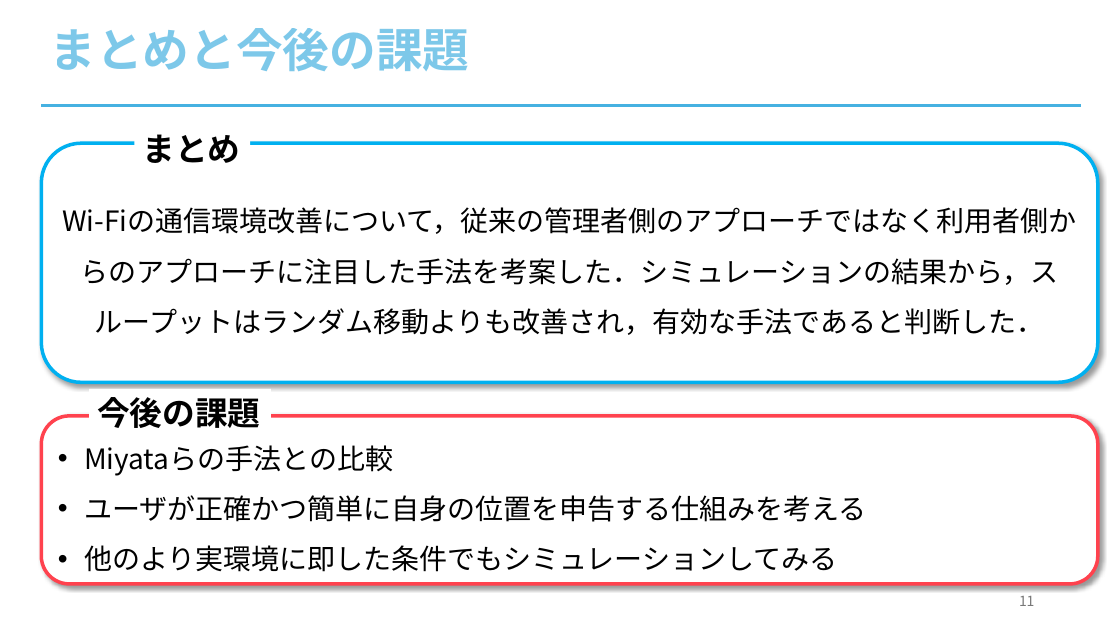
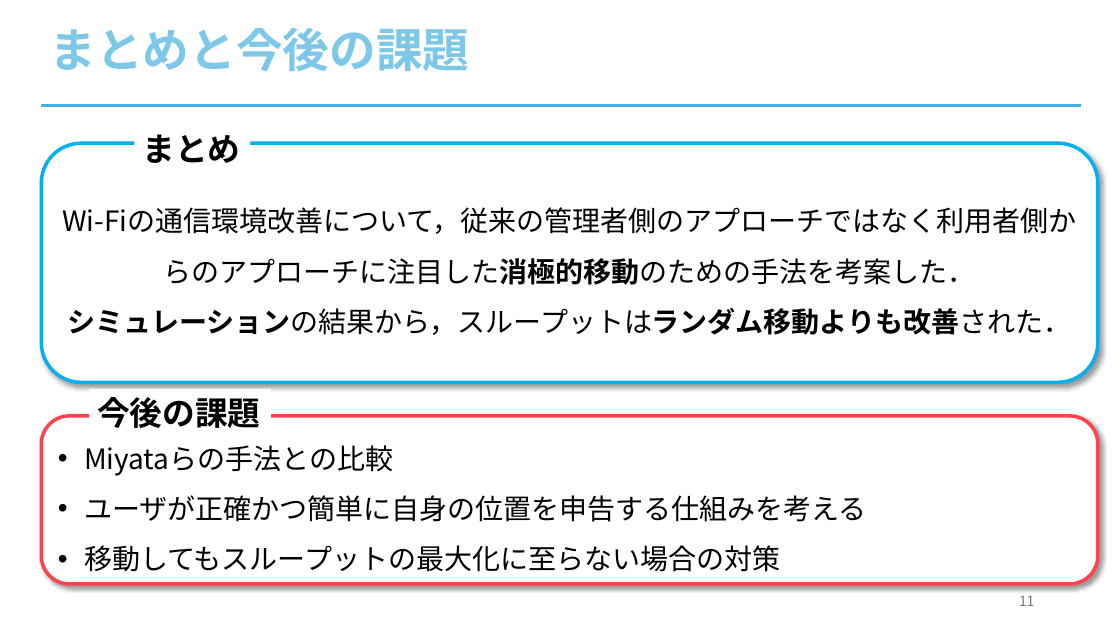
Before and after one commit to M-K-1218/kamikawa_2025_Midterm_Presentation, a slide deck: slide 12 of 発表用スライド_中間発表.pptx. Drawn at 1120x630 pixels with LibreOffice and Linux fonts; fonts in the diff are those of the drawing. Boxes give left, top, right and bottom in pixels: in the first picture for what was removed or moved away, otherwise in the second. Text is boxed around its words. In the diff, an @@ line names an element or a change of style, - is before the commit and + after.

```diff
--- a/発表用スライド_中間発表.pptx
+++ b/発表用スライド_中間発表.pptx
@@ text in rounded rectangle at (62,207,1076,335): text changed @@
-Wi-Fiの通信環境改善について，従来の管理者側のアプローチではなく利用者側からのアプローチに注目した手法を考案した．シミュレーションの結果から，スループットはランダム移動よりも改善され，有効な手法であると判断した．
+Wi-Fiの通信環境改善について，従来の管理者側のアプローチではなく利用者側からのアプローチに注目した消極的移動のための手法を考案した．
+シミュレーションの結果から，スループットはランダム移動よりも改善された．
@@ text in rounded rectangle at (84,545,780,572): text changed @@
-• 他のより実環境に即した条件でもシミュレーションしてみる
+• 移動してもスループットの最大化に至らない場合の対策
```
Also in this commit, not shown: 3 other slides changed, 1 slide removed.
